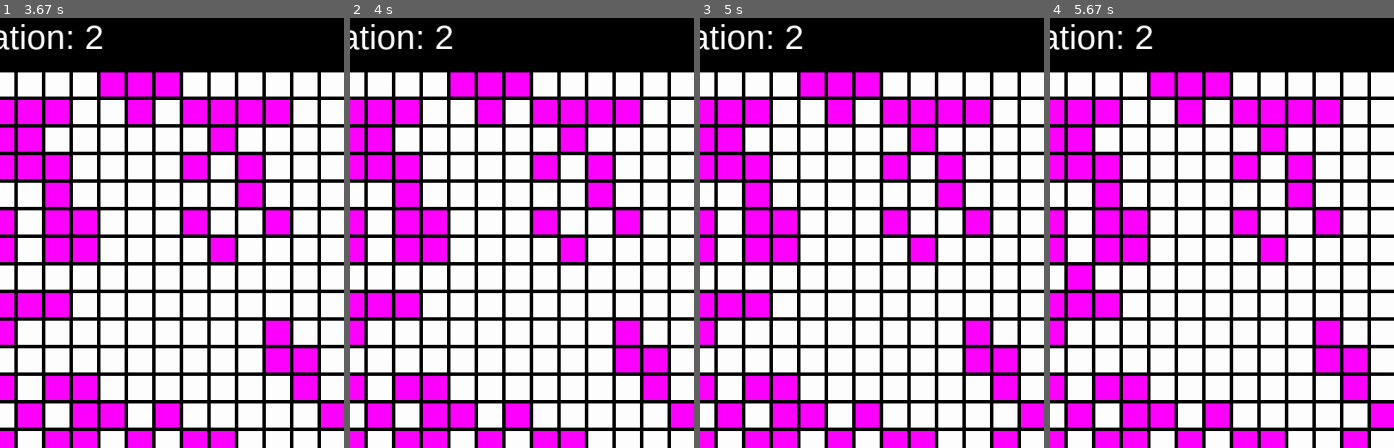
Above: before the commit, frames 1-4 (left to right).
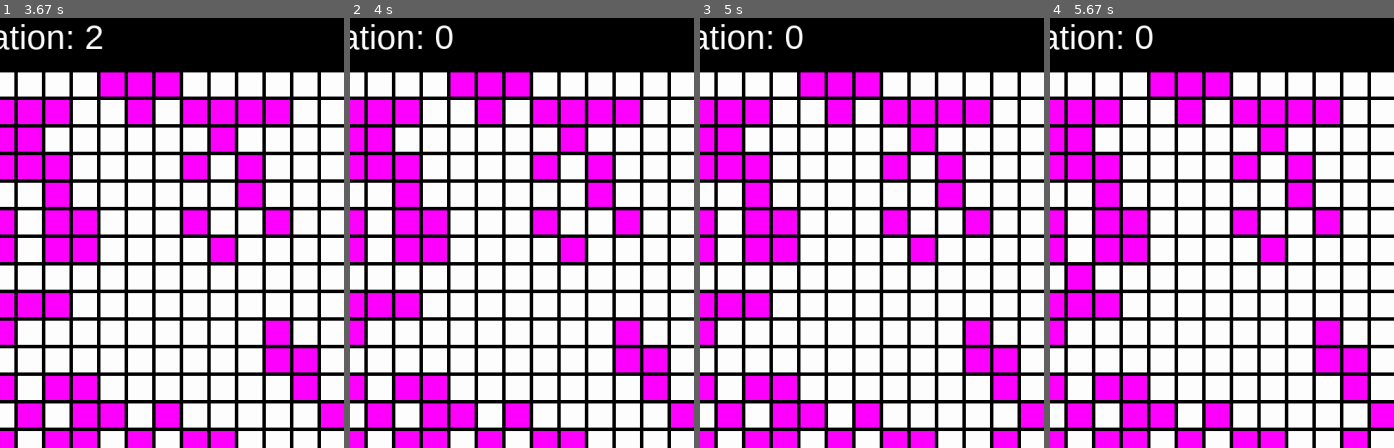
Above: after the commit, the same moments.

Repository: bloominstituteoftechnology/CS-Build-Week-1
Game: pygame game, started from draft.py
The game is run twice, just before and just after one commit, with the same random seed, the same clock (stepped at 60 frames per second) and the same inputs.
Inputs (mouse positions are % of the whole screen's width and height, from its top left):
- Up to frame 1 (3.67 s): press the mouse at (65, 97) at 0.37 s; move the mouse to (56, 60) at 0.47 s; release the mouse at (46, 24) at 0.6 s; click "Clear" at 0.72 s; click "Random" at 1.05 s; click "► / ❚❚" at 1.38 s; click "► / ❚❚" at 3.22 s; press the mouse at (88, 97) at 3.53 s; move the mouse to (86, 64) at 3.63 s
- Up to frame 2 (4 s): release the mouse at (85, 32) at 3.77 s; press the mouse at (65, 97) at 3.87 s; move the mouse to (60, 88) at 3.97 s
- Up to frame 3 (5 s): release the mouse at (54, 80) at 4.1 s; press the mouse at (65, 97) at 4.2 s; move the mouse to (52, 90) at 4.3 s; release the mouse at (39, 83) at 4.43 s; press the mouse at (88, 97) at 4.53 s; move the mouse to (74, 74) at 4.63 s; release the mouse at (60, 51) at 4.77 s; press the mouse at (65, 97) at 4.87 s; move the mouse to (42, 89) at 4.97 s
- Up to frame 4 (5.67 s): release the mouse at (18, 81) at 5.1 s; press the mouse at (88, 97) at 5.2 s; move the mouse to (54, 65) at 5.3 s; release the mouse at (21, 33) at 5.43 s; press the mouse at (65, 97) at 5.53 s; move the mouse to (43, 85) at 5.63 s
The pictures show only the part of the screen within x 17-67%, y 2-52%; the shares and areas given below are measured in that part.

Frame 1 is identical in both runs. In frame 2, 0.1% of the frame differs, in the area x 25-30%, y 1-8%; in frame 3, 0.1%; in frame 4, 0.1%.

Commit message:
Reset generation when clicking clear, random, a preset, or the board

Diff:
--- a/draft.py
+++ b/draft.py
@@ -149,14 +149,18 @@
                     edit = not edit
                 elif edit and CLEAR_BUTTON.collidepoint(x,y):
                     l = clear_board(max)
+                    gen = 0
                 elif edit and y < WINDOW + TOP_PADDING and y > TOP_PADDING:
+                    gen = 0
                     x2 = int(x / (CELL_SIZE + 5))
                     y2 = int((y - TOP_PADDING) / (CELL_SIZE + 5))
                     print(f"X:{x2} Y2:{y} Y2:{y2}")
                     l[y2][x2] = 0 if l[y2][x2] is 1 else 1
                 elif edit and RANDOM_BUTTON.collidepoint(x, y):
                     l = random_board(max)
+                    gen = 0
                 elif edit and (PRESET_BUTTON1.collidepoint(x, y) or PRESET_BUTTON2.collidepoint(x, y) or PRESET_BUTTON3.collidepoint(x, y)):
+                    gen = 0
                     if PRESET_BUTTON1.collidepoint(x, y):
                         l = board_preset(1, max)
                     elif PRESET_BUTTON2.collidepoint(x, y):
